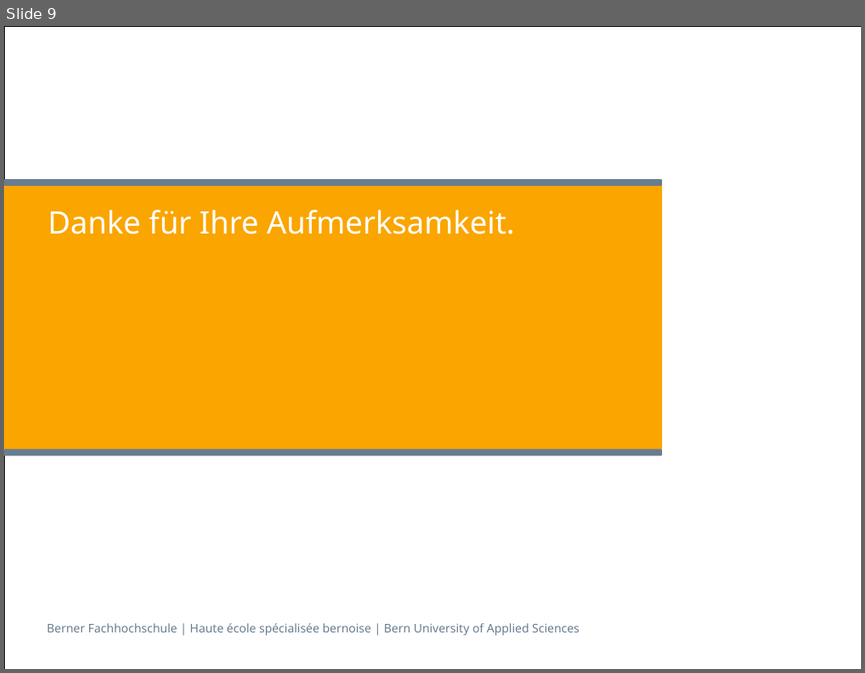
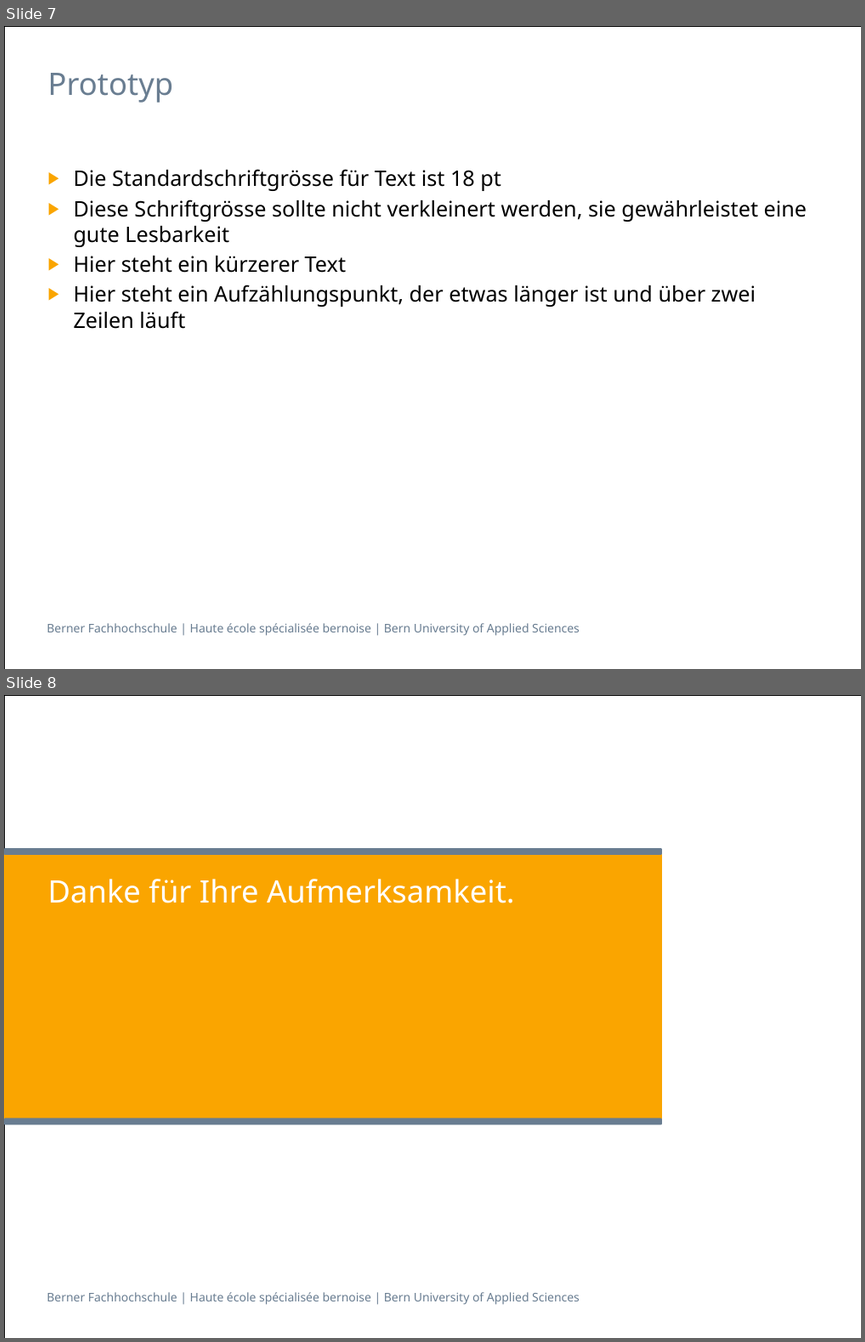
Before and after one commit to sevib1/ch.bfh.btx8081.w2016.blue, a slide deck: doc/CS1/Präsentation_CS1_Task_3_Blau.pptx. Shown one above the other, each under a label of ours: slide 9 before the commit, slides 7 and 8 after it. The pictures are 865x673 and 865x1342 pixels, drawn with LibreOffice and Linux fonts; fonts in the diff are those of the drawing. Boxes give left, top, right and bottom in pixels: in the first picture for what was removed or moved away, otherwise in the second. Text is boxed around its words. In the diff, an @@ line names an element or a change of style, - is before the commit and + after.

```diff
--- a/doc/CS1/Präsentation_CS1_Task_3_Blau.pptx
+++ b/doc/CS1/Präsentation_CS1_Task_3_Blau.pptx
@@ slide 7 added at (4,26,861,669), background #FFFFFF; not listed: 2 template elements that a slide beside it also shows @@
@@ title added at (48,73,174,102), 26 pt, text #697D91 @@
+Prototyp
@@ text added at (74,169,807,329), 18 pt, text #000000 @@
+▶ Die Standardschriftgrösse für Text ist 18 pt
+▶ Diese Schriftgrösse sollte nicht verkleinert werden, sie gewährleistet eine gute Lesbarkeit
+▶ Hier steht ein kürzerer Text
+▶ Hier steht ein Aufzählungspunkt, der etwas länger ist und über zwei Zeilen läuft
@@ what was slide 9 is now slide 8 @@
```
Also in this commit, not shown: 1 slide changed, 26 other slides added, 7 slides removed.
